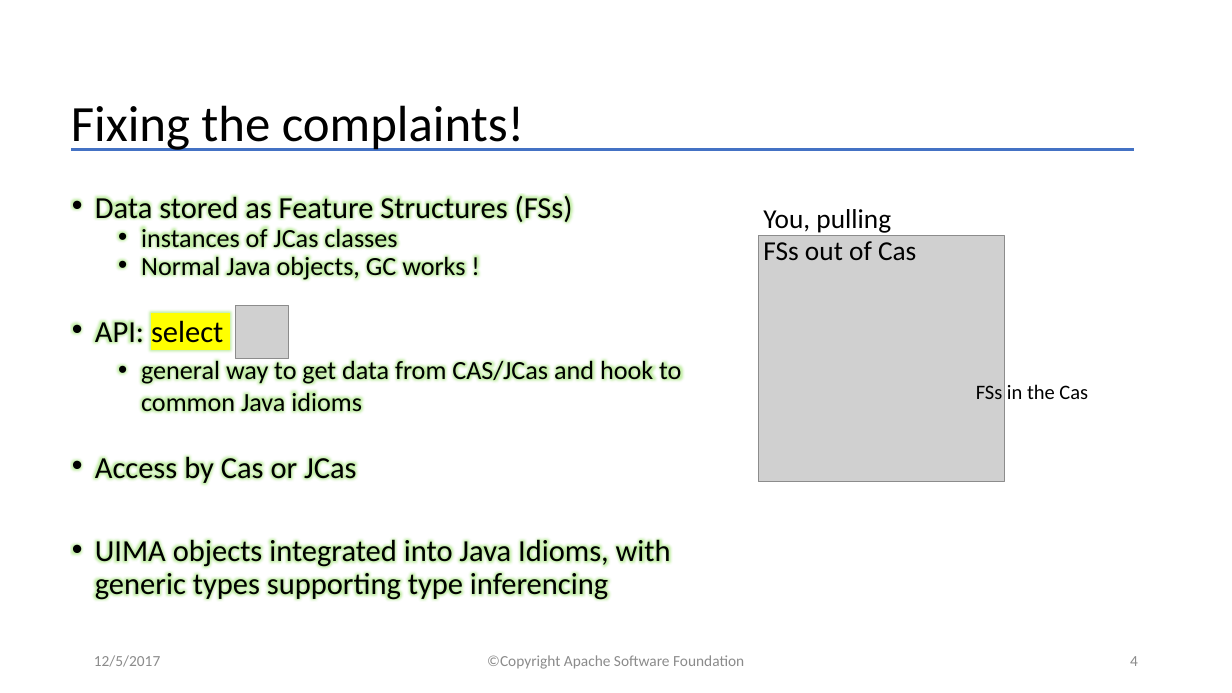
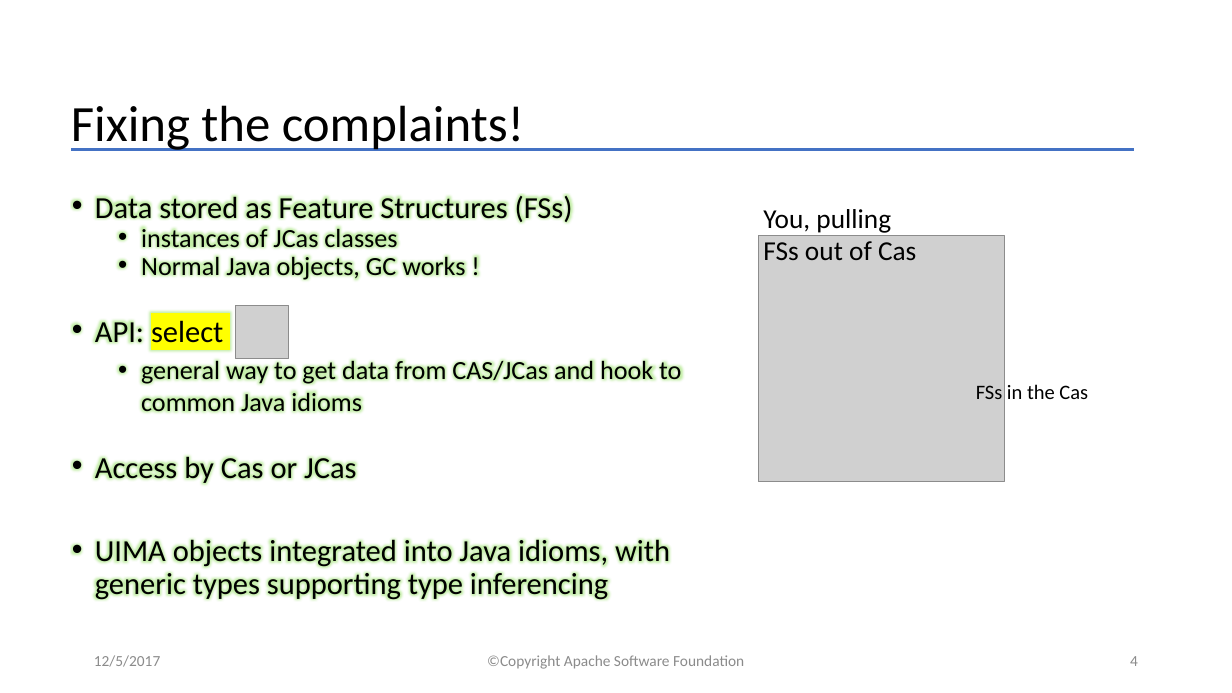
Before and after one commit to apache/uima-site, a slide deck: slide 4 of docs/downloads/uv3/UIMA_V3_Programmers_Solutions.pptx. Drawn at 1232x693 pixels with LibreOffice and Linux fonts; fonts in the diff are those of the drawing; grey boxes stand for pictures. Boxes give left, top, right and bottom in pixels: in the first picture for what was removed or moved away, otherwise in the second. Text is boxed around its words. In the diff, an @@ line names an element or a change of style, - is before the commit and + after.

```diff
--- a/docs/downloads/uv3/UIMA_V3_Programmers_Solutions.pptx
+++ b/docs/downloads/uv3/UIMA_V3_Programmers_Solutions.pptx
@@ text at <box>95,535,670,601</box>: text changed @@
-• UIMA objects integrated into Java Idioms, with generic types supporting type inferencing
+• UIMA objects integrated into Java idioms, with generic types supporting type inferencing
```
Also in this commit, not shown: 2 other slides changed, 2 other files.
